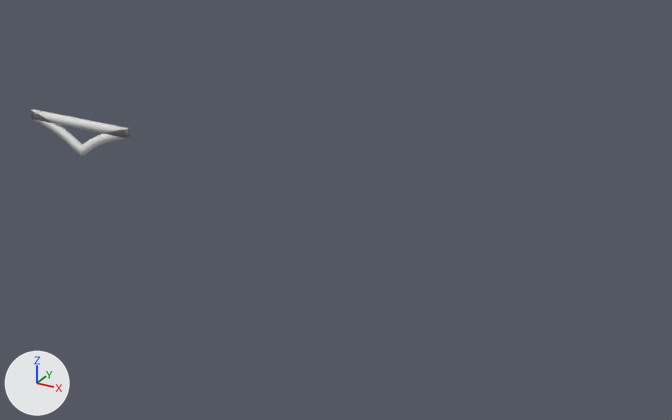
A saved change to the Blender file Aether_unity_2019/Assets/Aether/Models/Blend/note indicators.blend.
One viewpoint serves both versions: a camera (50 mm lens) standing at (1.564, -1.568, 0.737) and looking at (0.688, 0.026, -0.06). Arrows for +X, +Y and +Z are at lower left; the lights stay in place.

Names of what the first picture shows: 'Arrow'.
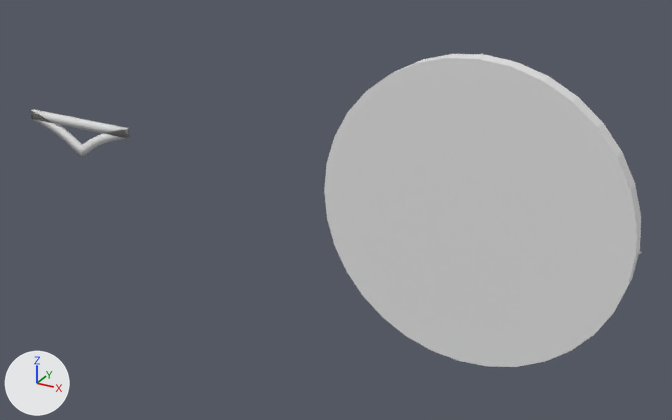
Commit message: glass dot notes :3

Location of each change, [x1, y1, x2, y2] in pixels of the pictures (672 x 420 px):
'Reference Dot', added: after [324, 54, 641, 367]
'Dot', added: after [479, 53, 642, 255]

Diff of the bpy script that builds the scene:
```diff
--- a/Aether_unity_2019/Assets/Aether/Models/Blend/note indicators.blend.py
+++ b/Aether_unity_2019/Assets/Aether/Models/Blend/note indicators.blend.py
@@ me_dot @@
+me_dot.from_pydata(...)  # a 32-sided cylinder along y spanning x -0.316..0.316, y -0.017..0.017, z -0.316..0.316
@@ cu_nurbspath_002 @@
+cu_nurbspath_002 = bpy.data.curves.new('NurbsPath.002', 'CURVE')
+cu_nurbspath_002.dimensions = '3D'
+_sp = cu_nurbspath_002.splines.new('NURBS'); _sp.points.add(2)
+_sp.points.foreach_set('co', [-0.31, 0.0, 0.04, 1.0, -0.03, 0.0, -0.03, 1.0, 0.04, 0.0, -0.31, 1.0])
+_sp.order_u = 3
+_sp.order_v = 0
+_sp.resolution_u = 3
+_sp.use_endpoint_u = True
+cu_nurbspath_002.use_path = True
+cu_nurbspath_002.bevel_resolution = 3
+cu_nurbspath_002.extrude = 0.05
+cu_nurbspath_002.resolution_u = 3
+cu_nurbspath_002.fill_mode = 'FULL'
@@ ob_reference_dot @@
+ob_reference_dot = bpy.data.objects.new('Reference Dot', me_dot)
+ob_reference_dot.location = (1.0, 0.0, 0.0)
@@ ob_dot @@
+ob_dot = bpy.data.objects.new('Dot', cu_nurbspath_002)
+ob_dot.location = (1.0, 0.0, 0.0)
+_m = ob_dot.modifiers.new('Mirror', 'MIRROR')
+_m.use_axis = (True, False, True)
+_m.use_bisect_axis = (True, False, True)
+_m.use_bisect_flip_axis = (True, False, True)
+_m.merge_threshold = 0.003
+_m.bisect_threshold = 0.019
+_m = ob_dot.modifiers.new('Solidify', 'SOLIDIFY')
+_m.offset = 0.0
```
